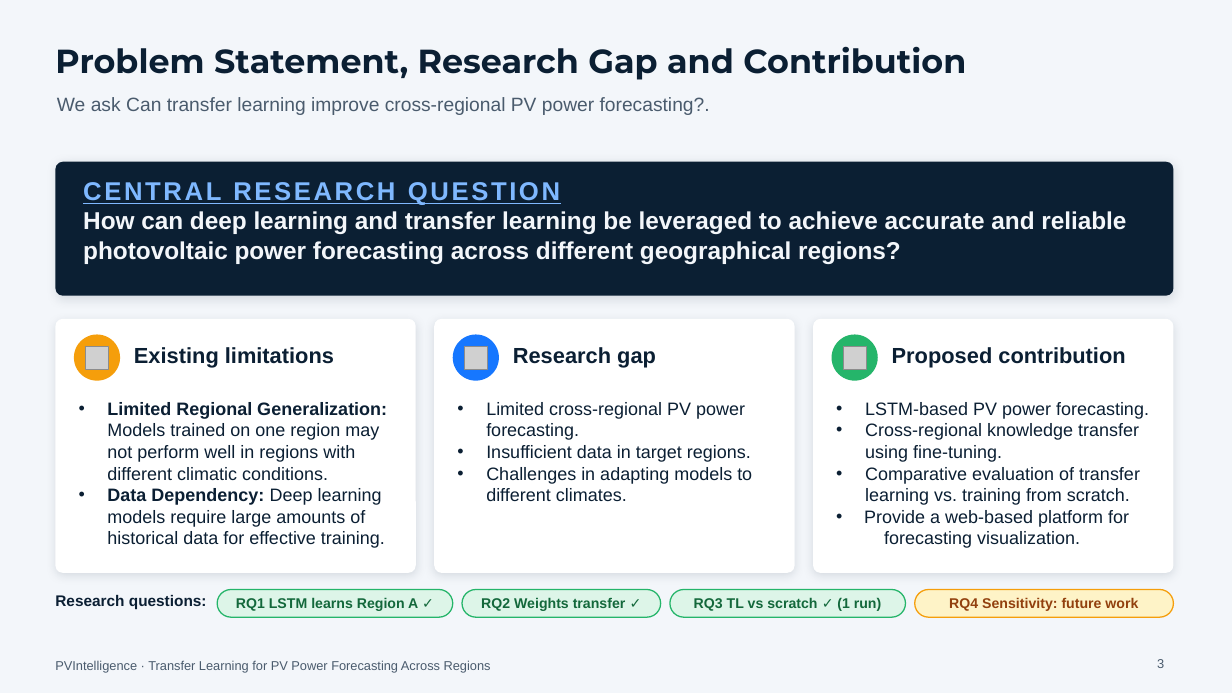
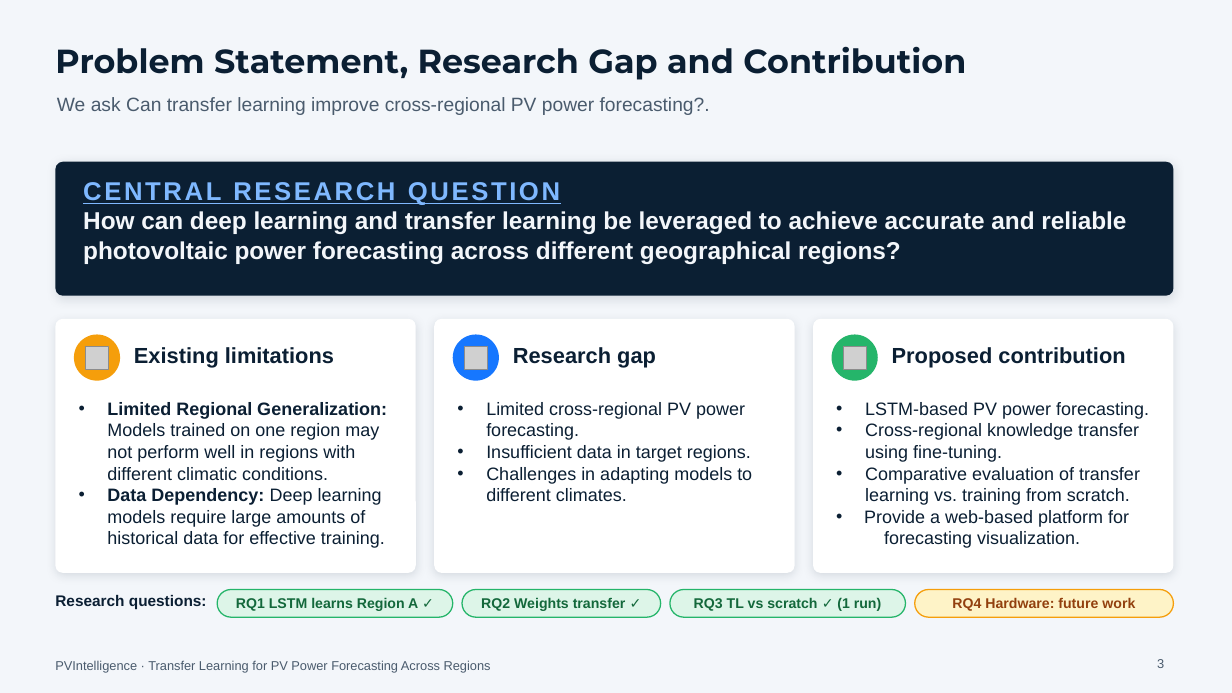
Before and after one commit to wvpssriraj10/PVIntelligence, a slide deck: slide 3 of PVIntelligence_Research_Defence.pptx. Drawn at 1232x693 pixels with LibreOffice and Linux fonts; fonts in the diff are those of the drawing; grey boxes stand for pictures. Boxes give left, top, right and bottom in pixels: in the first picture for what was removed or moved away, otherwise in the second. Text is boxed around its words. In the diff, an @@ line names an element or a change of style, - is before the commit and + after.

```diff
--- a/PVIntelligence_Research_Defence.pptx
+++ b/PVIntelligence_Research_Defence.pptx
@@ text in rounded rectangle at (952,597,1135,611): text changed @@
-RQ4 Sensitivity: future work
+RQ4 Hardware: future work
```
Also in this commit, not shown: 9 other slides changed, 3 other files.
